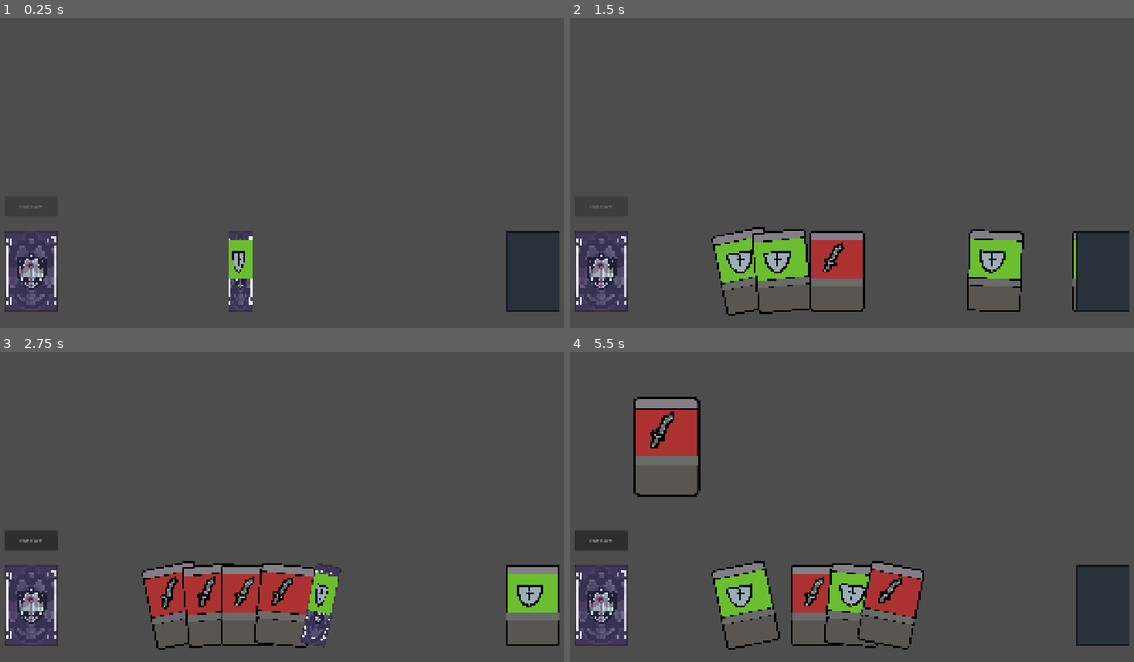
Above: before the commit, frames 1-4 (two rows, left to right).
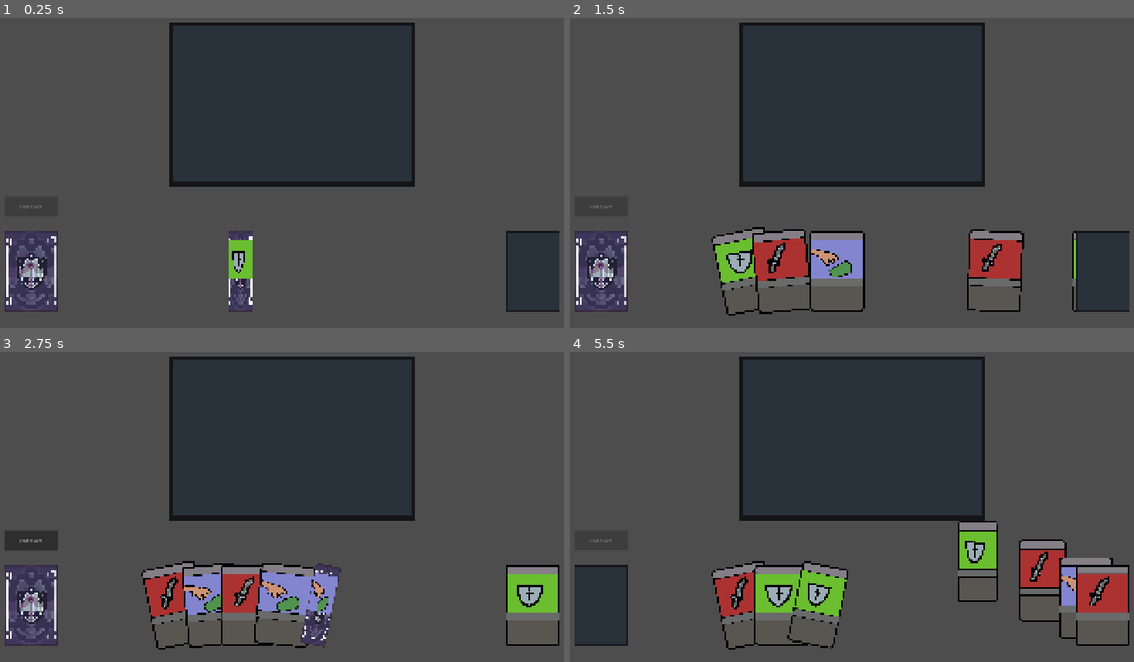
Above: after the commit, the same moments.

Repository: SevvyP/untitled
Game: Godot game, scene res://scenes/main.tscn
The game is run twice, just before and just after one commit, with the same random seed, the same clock (stepped at 60 frames per second) and the same inputs.
Inputs (mouse positions are in pixels of both pictures, inside the frame that each line leads up to):
- Up to frame 1 (0.25 s): no input
- Up to frame 2 (1.5 s): drag from (744, 272) to (914, 89) at 0.52 s; click "End turn" at 1.25 s
- Up to frame 3 (2.75 s): drag from (535, 606) to (95, 606) at 2.02 s
- Up to frame 4 (5.5 s): click "End turn" at 2.75 s; move the mouse to (914, 423) at 3.52 s; click (914, 423) at 3.67 s; click (598, 541) at 4.25 s, where only the run after the commit has a clickable "End turn"; drag from (784, 606) to (665, 445) at 5.02 s

The runs differ from the first frame. In frame 1, 23% of the frame differs, in the area x 30-74%, y 1-55%; in frame 2, 26%; in frame 3, 25%; in frame 4, 39%, in the area x 0-100%, y 1-97%.

Commit message:
feat: spells as scripts

Diff:
--- a/cards/Defend.tres
+++ b/cards/Defend.tres
@@ -1,9 +1,10 @@
-[gd_resource type="Resource" script_class="CardData" format=3 uid="uid://dkxy5syocqevi"]
+[gd_resource type="Resource" script_class="CardData" format=3 uid="uid://dkvapu86vyipb"]
 
 [ext_resource type="Texture2D" uid="uid://cpamk1avsjxct" path="res://sprites/defend.png" id="1_3c464"]
 [ext_resource type="Script" uid="uid://yegwd4iidb46" path="res://scripts/card_data.gd" id="2_blkgl"]
 
 [resource]
 script = ExtResource("2_blkgl")
+description = "Block 6 damage."
 art = ExtResource("1_3c464")
 metadata/_custom_type_script = "uid://yegwd4iidb46"
--- /dev/null
+++ b/cards/draw.tres
@@ -0,0 +1,11 @@
+[gd_resource type="Resource" script_class="CardData" format=3 uid="uid://cyumsiykwrd6x"]
+
+[ext_resource type="Texture2D" uid="uid://20vm4rdnto5j" path="res://sprites/draw.png" id="1_eb5rf"]
+[ext_resource type="Script" uid="uid://yegwd4iidb46" path="res://scripts/card_data.gd" id="1_pvn7b"]
+
+[resource]
+script = ExtResource("1_pvn7b")
+card_name = "Draw"
+description = "Draw 2 cards"
+art = ExtResource("1_eb5rf")
+metadata/_custom_type_script = "uid://yegwd4iidb46"
--- a/scenes/main.tscn
+++ b/scenes/main.tscn
@@ -2,7 +2,11 @@
 
 [ext_resource type="Script" uid="uid://pv4jwrwfe5sj" path="res://scripts/main.gd" id="1_0wfyh"]
 [ext_resource type="PackedScene" uid="uid://2by5rxdywvdw" path="res://prefabs/game_view.tscn" id="2_sugp2"]
+[ext_resource type="Texture2D" uid="uid://booqbd5npgygp" path="res://sprites/card_pile_holder.png" id="4_jyhfs"]
 [ext_resource type="Script" uid="uid://bad21sxhga4fv" path="res://scripts/input_manager.gd" id="6_tefeu"]
+
+[sub_resource type="RectangleShape2D" id="RectangleShape2D_31sbn"]
+size = Vector2(512, 768)
 
 [node name="battle" type="Node2D" unique_id=759941962]
 script = ExtResource("1_0wfyh")
@@ -19,4 +23,18 @@
 [node name="input_manager" type="Node2D" parent="." unique_id=1147601031]
 script = ExtResource("6_tefeu")
 
+[node name="play_box" type="Area2D" parent="." unique_id=749583537]
+position = Vector2(992, 352)
+rotation = 1.5707964
+collision_layer = 2
+collision_mask = 2
+metadata/_edit_group_ = true
+
+[node name="Sprite2D" type="Sprite2D" parent="play_box" unique_id=870002339]
+texture = ExtResource("4_jyhfs")
+
+[node name="CollisionShape2D" type="CollisionShape2D" parent="play_box" unique_id=1816804258]
+shape = SubResource("RectangleShape2D_31sbn")
+
 [connection signal="pressed" from="end_turn" to="." method="_on_button_pressed"]
+[connection signal="request_play_card" from="input_manager" to="." method="_on_input_manager_request_play_card"]
--- a/scripts/card_data.gd
+++ b/scripts/card_data.gd
@@ -4,10 +4,7 @@
 @export var card_name: String = "Strike"
 @export var cost: int = 1
 @export_multiline var description: String = "Deal 6 damage."
-@export var attack: int = 6
-@export var block: int = 0
 @export var art: Texture2D
 
-# Card behaviour as an enum keeps "what does this card do" data-driven.
-enum Effect { ATTACK, DEFEND, DRAW }
-@export var effects: Array[Effect] = [Effect.ATTACK]
+@export var play_card : Callable
+@export var animation : Callable
--- a/scripts/game_view.gd
+++ b/scripts/game_view.gd
@@ -108,6 +108,8 @@
 	var tween: Tween = get_tree().create_tween().set_ease(Tween.EASE_OUT).set_trans(Tween.TRANS_CUBIC)
 	tween.parallel().tween_property(card_view, "global_position", final_pos, 0.1)
 	tween.parallel().tween_property(card_view, "rotation", 0, 0.1)
+	# if card is not default size
+	tween.parallel().tween_property(card_view, "scale", CARD_DEFAULT_SCALE, 0.1)
 
 	await tween.finished
 
@@ -308,3 +310,8 @@
 
 	discard_top_card_reference.setup(top_card.data)
 	discard_top_card_reference.visible = true
+
+func animate_card_play(card : Card) -> void:
+	var tween : Tween = get_tree().create_tween()
+	tween.tween_property(card, "scale", Vector2(0.5, 0.5), 0.2).set_trans(Tween.TRANS_BACK).set_ease(Tween.EASE_OUT)
+	await tween.finished
--- a/scripts/input_manager.gd
+++ b/scripts/input_manager.gd
@@ -1,9 +1,13 @@
 extends Node2D
 
 const COLLISION_MASK_CARD: int = 1
+const COLLISION_MASK_PLAY_BOX: int = 2
+
+@onready var play_box : CollisionShape2D = $"../play_box/CollisionShape2D"
 
 var dragged_card: Card = null
 
+signal request_play_card(card : Card)
 
 ## Handles mouse presses and releases for dragging cards.
 func _input(event: InputEvent) -> void:
@@ -23,8 +27,24 @@
 			if not dragged_card:
 				return
 
-			dragged_card.stop_dragging()
-			dragged_card = null
+			if is_dragged_card_in_play_box():
+				request_play_card.emit(dragged_card)
+			else:
+				dragged_card.stop_dragging()
+				dragged_card = null
+
+
+## Returns whether the dragged card is fully within the play box
+func is_dragged_card_in_play_box() -> bool:
+	var card_area_collision_shape : CollisionShape2D = dragged_card.get_node("Area2D").get_node("CollisionShape2D")
+	var outer_rect := play_box.shape.get_rect()
+	var inner_rect := card_area_collision_shape.shape.get_rect()
+
+	# apply transform
+	outer_rect = (play_box.global_transform * outer_rect).abs()
+	inner_rect = (card_area_collision_shape.global_transform * inner_rect).abs()
+
+	return outer_rect.encloses(inner_rect)
 
 
 ## Returns the topmost interactive card at the given global position.[br]
--- a/scripts/main.gd
+++ b/scripts/main.gd
@@ -12,7 +12,6 @@
 ## true when the game state is updating and player interactions should be paused
 var is_game_state_updating: bool = false
 
-
 ## Initializes the game state, builds the starting deck, and draws the first hand
 func _ready() -> void:
 	game_state = GameState.new()
@@ -21,9 +20,16 @@
 	await get_tree().create_timer(0.15).timeout
 
 	# TODO: build and assign starting deck instead of placeholder
-	var Strike: CardData = load("res://cards/Strike.tres")
-	var Defend: CardData = load("res://cards/Defend.tres")
+	var Strike: CardData = load("res://cards/strike.tres")
+	var Defend: CardData = load("res://cards/defend.tres")
+	var Draw: CardData = load("res://cards/draw.tres")
+	# TODO: save all card functions as scripts and load them
+	Strike.play_card = func(): print("strike!")
+	Defend.play_card = func(): print("defend!")
+	Draw.play_card = func() : await draw_card(); await draw_card()
 	for i in range(13):
+		if i % 3 == 0:
+			starting_deck.append(Draw)
 		if i % 2 == 0:
 			starting_deck.append(Strike)
 		else:
@@ -149,3 +155,15 @@
 
 	game_view.update_deck_visual(game_state.deck.size())
 	game_view.update_discard_visual(game_state.discard)
+
+## Play a card and then discard it
+func _on_input_manager_request_play_card(card: Card) -> void:
+	# card play animation
+	await game_view.animate_card_play(card)
+
+	# easier visually to discard first but need to save a reference
+	var temp_card_data := card.data
+	await discard_card(card.card_instance)
+
+	await temp_card_data.play_card.call()
+	await game_view.animate_hand_layout(game_state.hand)
Binary file added: sprites/draw.png
Not shown, added: sprites/draw.png.import
